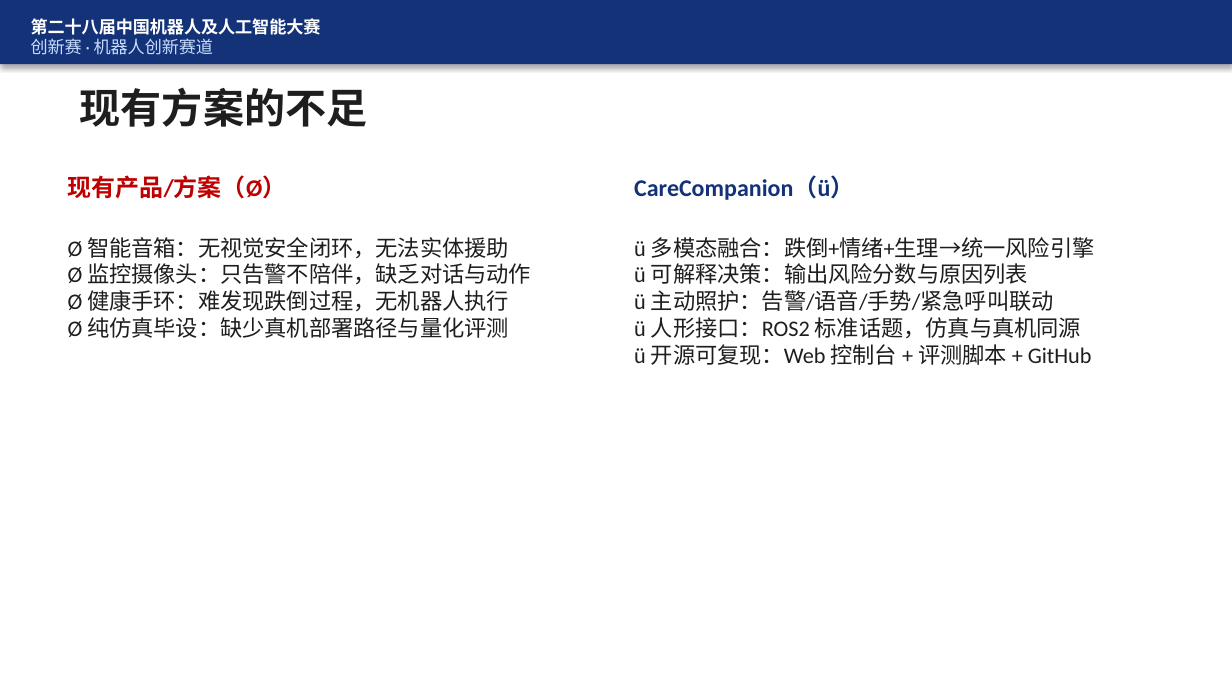
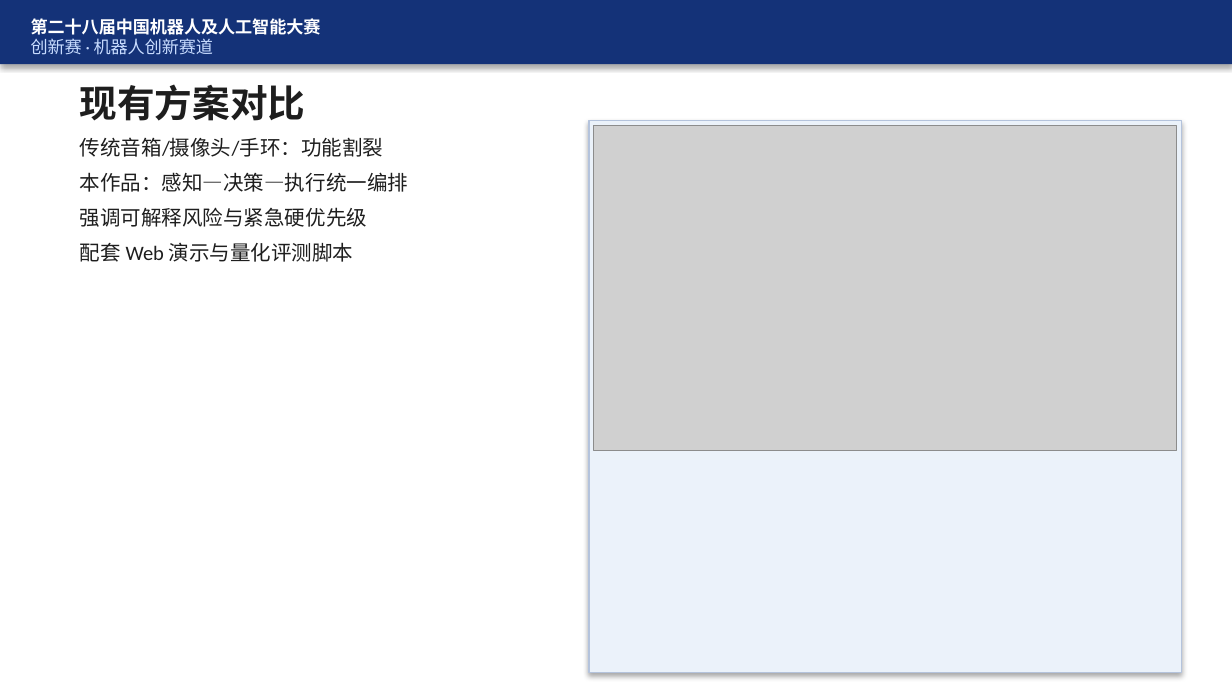
Before and after one commit to FBB123571/ElderCare-Humanoid-Platform, a slide deck: slide 6 of docs/答辩_CareCompanion.pptx (slide 5 before the commit). Drawn at 1232x693 pixels with LibreOffice and Linux fonts; fonts in the diff are those of the drawing; grey boxes stand for pictures. Boxes give left, top, right and bottom in pixels: in the first picture for what was removed or moved away, otherwise in the second. Text is boxed around its words. In the diff, an @@ line names an element or a change of style, - is before the commit and + after.

```diff
--- a/docs/答辩_CareCompanion.pptx
+++ b/docs/答辩_CareCompanion.pptx
@@ text at box(80, 84, 305, 121): text changed; size 24 to 22 pt @@
-现有方案的不足
+现有方案对比
@@ text added at box(80, 137, 408, 262), 12 pt, text #1E1E1E @@
+传统音箱/摄像头/手环：功能割裂
+本作品：感知—决策—执行统一编排
+强调可解释风险与紧急硬优先级
+配套 Web 演示与量化评测脚本
@@ rectangle added at box(589, 121, 1181, 673), fill #EBF2FA, outline #B4C3DC 0.75 pt @@
@@ picture added at box(594, 126, 1177, 451) @@
@@ text removed at box(68, 175, 287, 199) @@
-现有产品/方案（Ø）
@@ text removed at box(634, 175, 854, 200) @@
-CareCompanion（ü）
@@ text removed at box(68, 237, 531, 338) @@
-Ø 智能音箱：无视觉安全闭环，无法实体援助
-Ø 监控摄像头：只告警不陪伴，缺乏对话与动作
-Ø 健康手环：难发现跌倒过程，无机器人执行
-Ø 纯仿真毕设：缺少真机部署路径与量化评测
@@ text removed at box(634, 237, 1095, 365) @@
-ü 多模态融合：跌倒+情绪+生理→统一风险引擎
-ü 可解释决策：输出风险分数与原因列表
-ü 主动照护：告警/语音/手势/紧急呼叫联动
-ü 人形接口：ROS2 标准话题，仿真与真机同源
-ü 开源可复现：Web 控制台 + 评测脚本 + GitHub
```
Also in this commit, not shown: 20 other slides changed, 4 slides added, 2 slides removed, 16 other files.
